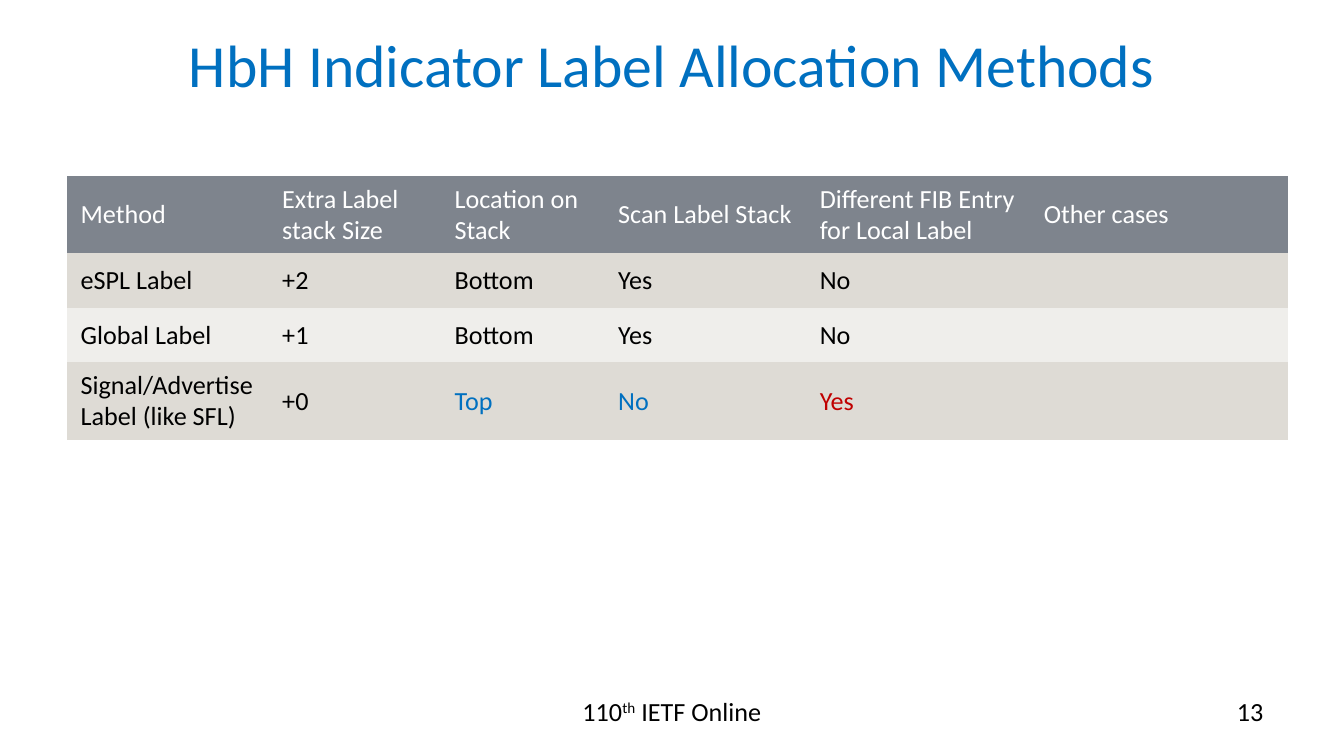
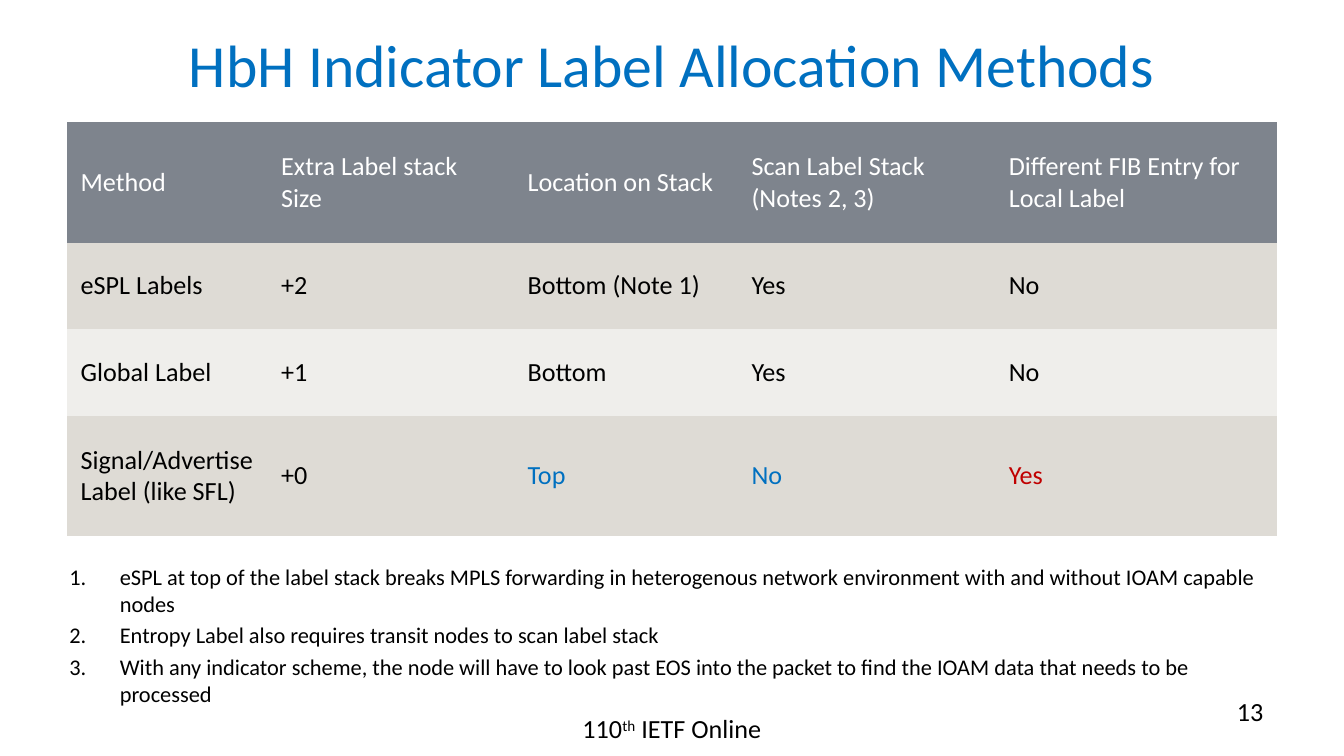
Before and after one commit to rakgandhi/ietf-slides, a slide deck: slide 13 of draft-gandhi-mpls-ioam-sr-05.pptx. Drawn at 1344x756 pixels with LibreOffice and Linux fonts; fonts in the diff are those of the drawing. Boxes give left, top, right and bottom in pixels: in the first picture for what was removed or moved away, otherwise in the second. Text is boxed around its words. In the diff, an @@ line names an element or a change of style, - is before the commit and + after.

```diff
--- a/draft-gandhi-mpls-ioam-sr-05.pptx
+++ b/draft-gandhi-mpls-ioam-sr-05.pptx
@@ table at (67,122,1275,536) @@
-column 1, row 2: eSPL Label
+column 1, row 2: eSPL Labels
-column 3, row 2: Bottom
+column 3, row 2: Bottom (Note 1)
-column 4, row 1: Scan Label Stack
+column 4, row 1: Scan Label Stack / (Notes 2, 3)
-column 6: Other cases |  |  | 
@@ table: place and size @@
-table at (67,176,1289,437)
+table at (67,122,1275,536)
@@ text added at (120,569,1253,679), 12 pt, text #000000 @@
+1. eSPL at top of the label stack breaks MPLS forwarding in heterogenous network environment with and without IOAM capable nodes
+2. Entropy Label also requires transit nodes to scan label stack
+3. With any indicator scheme, the node will have to look past EOS into the packet to find the IOAM data that needs to be processed
@@ text "110th IETF Online": place and size @@
-text "110th IETF Online" at (641,703,761,721)
+text "110th IETF Online" at (641,720,761,738)
```
Also in this commit, not shown: 5 other slides changed, 4 slides removed, 1 other file.
